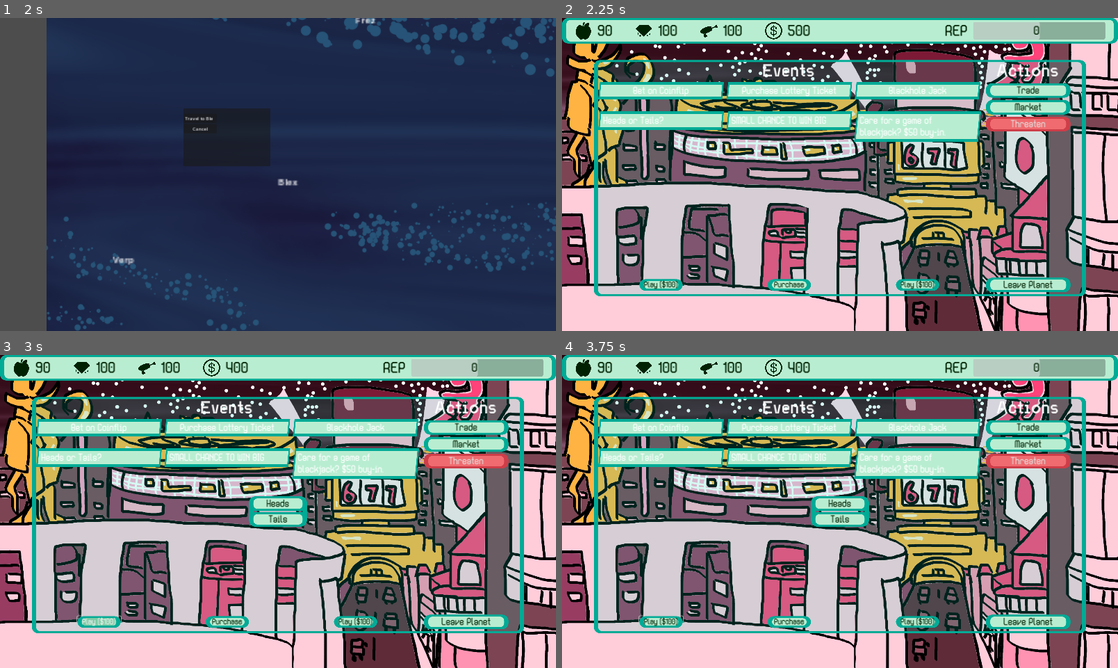
Above: before the commit, frames 1-4 (two rows, left to right).
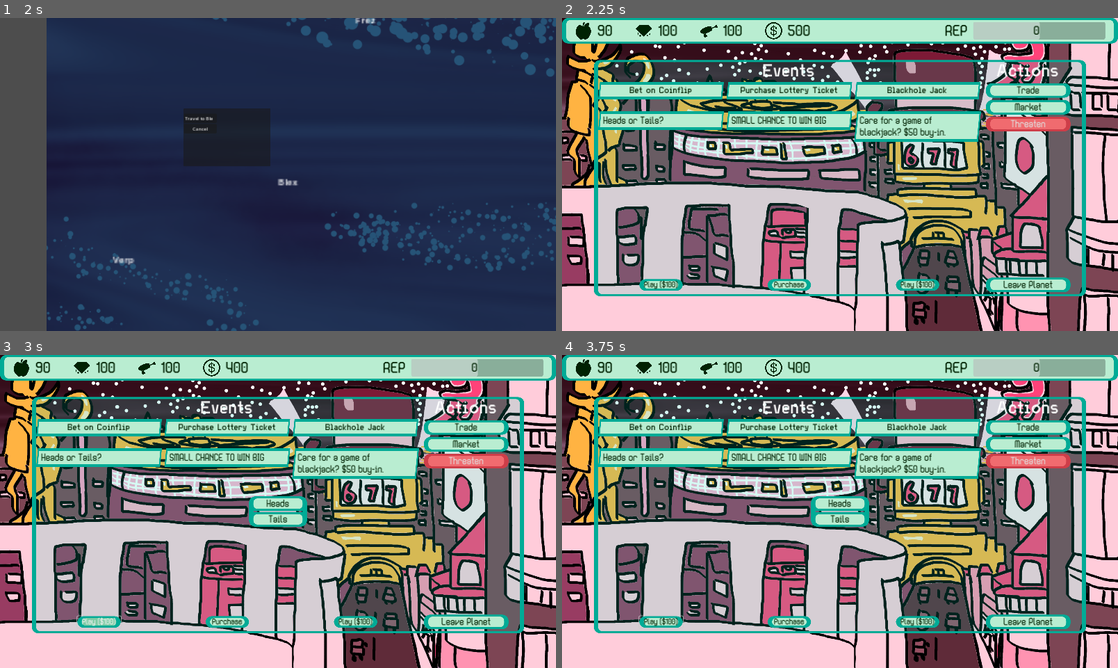
Above: after the commit, the same moments.

Repository: TheWorldisWatchingGameJam/TheWorldisWatching
Game: Godot game, scene res://Scenes/main.tscn
Same seed, same stepped clock (60 frames per second), same inputs: the game is played once before the commit and once after it. The engine's default icon, where the game draws it, is replaced by a stand-in: a white triangle on a blue panel in a dark square.
Inputs (mouse positions are in pixels of both pictures, inside the frame that each line leads up to):
- Up to frame 1 (2 s): tap Enter at 0.5 s; move the mouse to (105, 177) at 0.52 s; click (105, 177) at 0.67 s; tap Space at 1.25 s; move the mouse to (116, 177) at 1.27 s; click (116, 177) at 1.42 s
- Up to frame 2 (2.25 s): click "Travel to Blex" at 2 s
- Up to frame 3 (3 s): click "Play ($100)" at 2.75 s
- Up to frame 4 (3.75 s): click "Play ($100)" at 3.5 s

Frame 1 is identical in both runs. In frame 2, 1.5% of the frame differs, in the area x 7-70%, y 21-39%; in frame 3, 1.5%; in frame 4, 1.5%.
Error in both runs: Invalid assignment of property or key 'texture' with value of type 'CompressedTexture2D' on a base object of type 'Nil'. (res://PlanetNode.gd:17)

Commit message:
Update planet_screen.tscn

Diff:
--- a/TWIW/Scenes/planet_screen.tscn
+++ b/TWIW/Scenes/planet_screen.tscn
@@ -1,6 +1,8 @@
-[gd_scene load_steps=10 format=3 uid="uid://cmcx2y2kmefbe"]
+[gd_scene load_steps=12 format=3 uid="uid://cmcx2y2kmefbe"]
 
 [ext_resource type="Script" path="res://Scenes/planet_screen 2.gd" id="1_h7ydv"]
+[ext_resource type="LabelSettings" uid="uid://dt0j1ho485ia6" path="res://Assets/Theme/event_name_label_settings.tres" id="3_eddby"]
+[ext_resource type="LabelSettings" uid="uid://b2jya7wkh1jay" path="res://Assets/Theme/event_desc_label_settings.tres" id="5_0i3g7"]
 [ext_resource type="PackedScene" uid="uid://dkelrugrmtsdk" path="res://Scenes/player_ui.tscn" id="5_h8kr8"]
 [ext_resource type="LabelSettings" uid="uid://bepmqoip50uru" path="res://Assets/Theme/large_text_generic.tres" id="6_fwpuq"]
 [ext_resource type="StyleBox" uid="uid://caolg0d8y2b0k" path="res://Assets/Theme/generic_window.tres" id="7_lj8rl"]
@@ -26,6 +28,8 @@
 size_flags_horizontal = 4
 size_flags_vertical = 4
 script = ExtResource("1_h7ydv")
+event_name_label_settings = ExtResource("3_eddby")
+event_desc_label_settings = ExtResource("5_0i3g7")
 
 [node name="Background" type="TextureRect" parent="."]
 custom_minimum_size = Vector2(1920, 1080)
